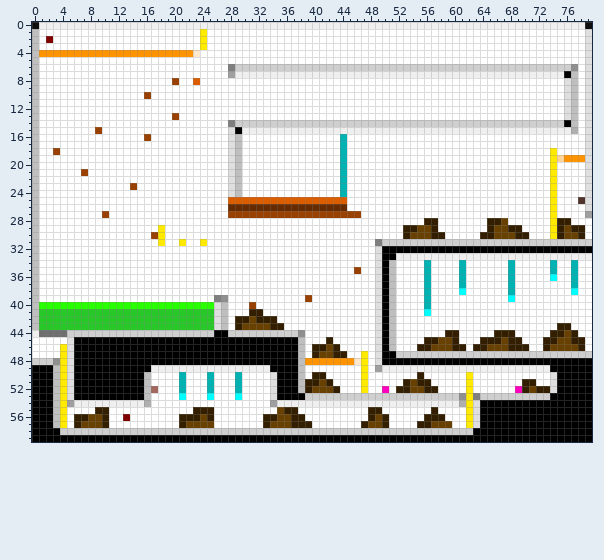
A sprite sheet gets an edit: source/level_data/layouts/level6/layer2.png. This is how it looked before the edit.
The file is 80x60 pixels.
And afterwards:
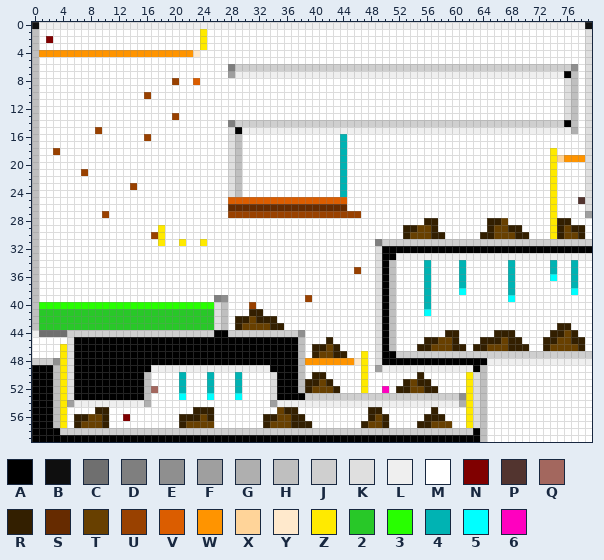
Palette (. is transparent): A #000000  B #0f0f0f  C #6f6f6f  D #7f7f7f  E #8f8f8f  F #9f9f9f  G #afafaf  H #bfbfbf  J #cfcfcf  K #dfdfdf  L #efefef  M #ffffff  N #800000  P #52342f  Q #a3675e  R #331f00  S #662b00  T #684000  U #994100  V #db5d00  W #ff9400  X #ffd499  Y #ffe9cc  Z #ffea00  2 #28c828  3 #28ff00  4 #00b3b3  5 #00ffff  6 #ff00bf
The edit:
Colour A replaces colour L in row 49 at x 63.
Colour H replaces colour A in rows 54 to 59 at x 64.
Colour H replaces colour J in row 53 at x 64.
Colour H replaces colour L in row 49 at x 64.
Colour H replaces colour M in rows 50 to 52 at x 64.
Colour K replaces colour D in row 53 at x 63.
Colour K replaces colour M in rows 50 to 52 at x 63.
Colour L replaces colour A in row 48 at x 65 to 79.
Colour M replaces colour 6 in row 52 at x 69.
Colour M replaces colour A in row 49 at x 74 to 79; in rows 50 to 52 at x 75 to 79; in row 53 at x 74 to 79; in rows 54 to 59 at x 65 to 79.
Colour M replaces colour J in row 53 at x 65 to 73.
Colour M replaces colour K in rows 50 to 52 at x 74.
Colour M replaces colour L in row 49 at x 65 to 73.
Colour M replaces colour R in row 51 at x 70 to 71; in row 52 at x 70 and 72 to 73.
Colour M replaces colour T in row 52 at x 71.
Boxes around the changes in both pictures, in picture pixels (x1, y1, x2, y2):
changed: (473, 358, 592, 442)
